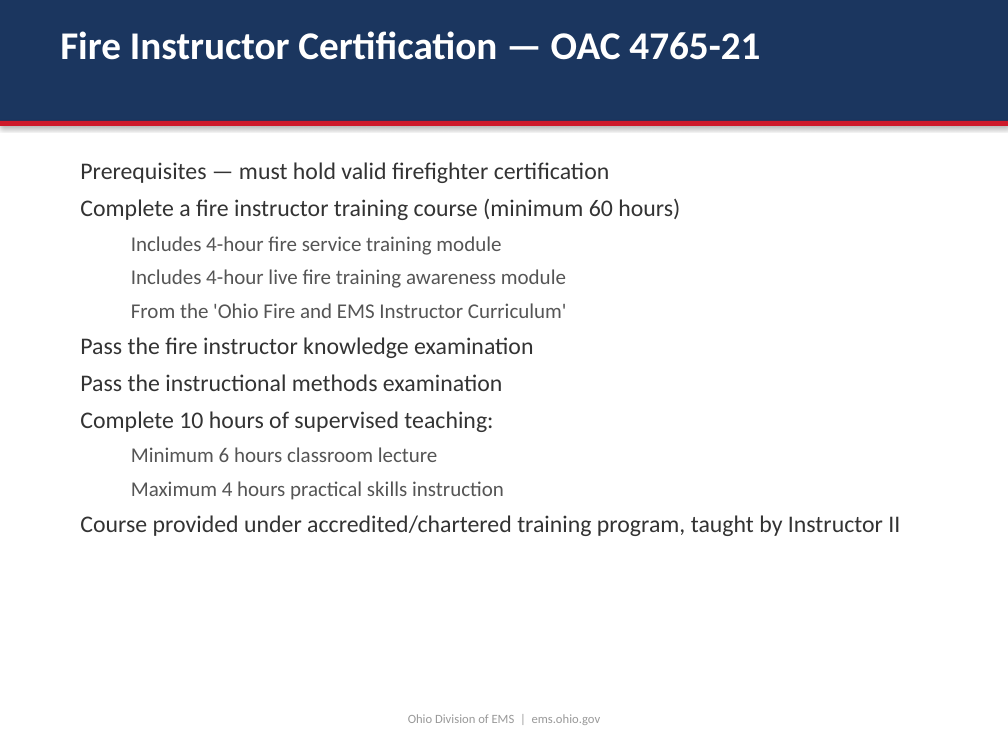
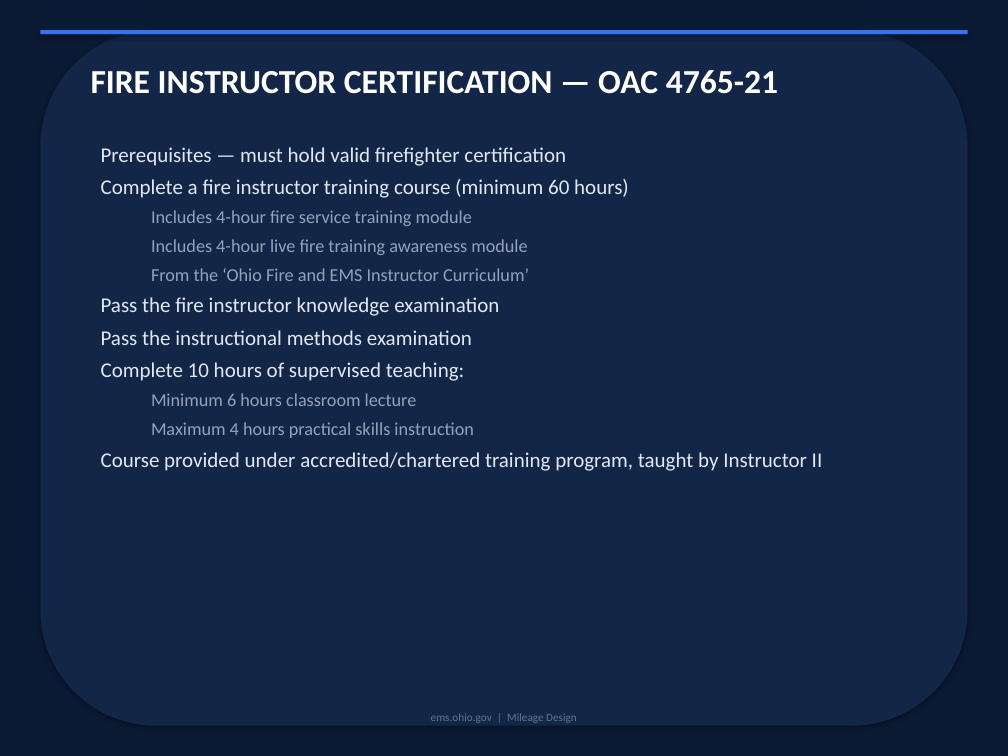
Before and after one commit to bbishilany/nicks-capstone, a slide deck: slide 9 of Ohio-Division-of-EMS-Presentation.pptx. Drawn at 1008x756 pixels with LibreOffice and Linux fonts; fonts in the diff are those of the drawing. Boxes give left, top, right and bottom in pixels: in the first picture for what was removed or moved away, otherwise in the second. Text is boxed around its words. In the diff, an @@ line names an element or a change of style, - is before the commit and + after.

```diff
--- a/Ohio-Division-of-EMS-Presentation.pptx
+++ b/Ohio-Division-of-EMS-Presentation.pptx
@@ background #FFFFFF to #0B1A33 @@
@@ rectangle removed at (x1=0, y1=0, x2=1008, y2=121) @@
@@ rectangle resized from (x1=0, y1=121, x2=1008, y2=126) to (x1=40, y1=30, x2=968, y2=34) @@
@@ rectangle at (x1=40, y1=30, x2=968, y2=34): fill #CE1A2B to #2E75F7 @@
@@ rounded rectangle added at (x1=40, y1=30, x2=968, y2=726), fill #122647 @@
@@ text at (x1=91, y1=70, x2=778, y2=94): text changed; size 28 to 24 pt @@
-Fire Instructor Certification — OAC 4765-21
+FIRE INSTRUCTOR CERTIFICATION — OAC 4765-21
@@ text "Prerequisites — must hold valid ..." moved from (x1=80, y1=162, x2=900, y2=536) to (x1=101, y1=147, x2=823, y2=471) @@
@@ text at (x1=101, y1=147, x2=823, y2=471): size 17 to 15 pt, text colour #333333 to #E2E8F0 in "Prerequisites — must hold valid firefighter certification", "Complete a fire instructor training course (minimum ...", "Pass the fire instructor knowledge examination", "Pass the instructional methods examination" and 2 more places; size 15 to 13 pt, text colour #555555 to #94A3B8 in "Includes 4-hour fire service training module", "Includes 4-hour live fire training awareness module", "Minimum 6 hours classroom lecture", "Maximum 4 hours practical skills instruction"; less space between paragraphs @@
@@ text at (x1=151, y1=268, x2=529, y2=281): text changed; size 15 to 13 pt; text colour #555555 to #94A3B8 @@
-  From the 'Ohio Fire and EMS Instructor Curriculum'
+  From the ‘Ohio Fire and EMS Instructor Curriculum’
@@ text at (x1=431, y1=713, x2=577, y2=723): text changed; size 9 to 8 pt; text colour #999999 to #64748B @@
-Ohio Division of EMS | ems.ohio.gov
+ems.ohio.gov | Mileage Design
```
Also in this commit, not shown: 29 other slides changed, 7 other files.
